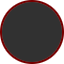
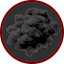
Comparing the layer stacks of the two 64x64 images. Changes:
added layer "veiled" above "circle" over [2, 3, 62, 63]
